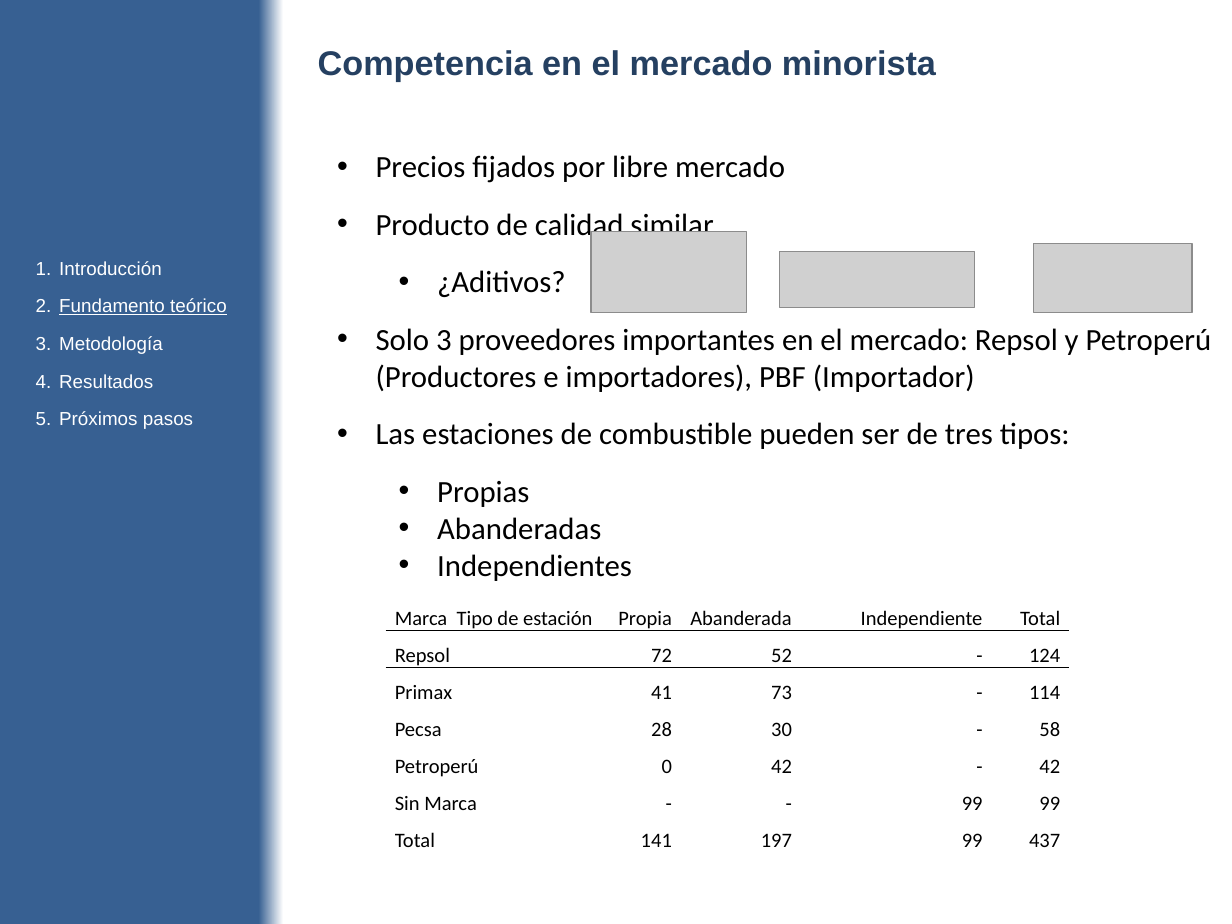
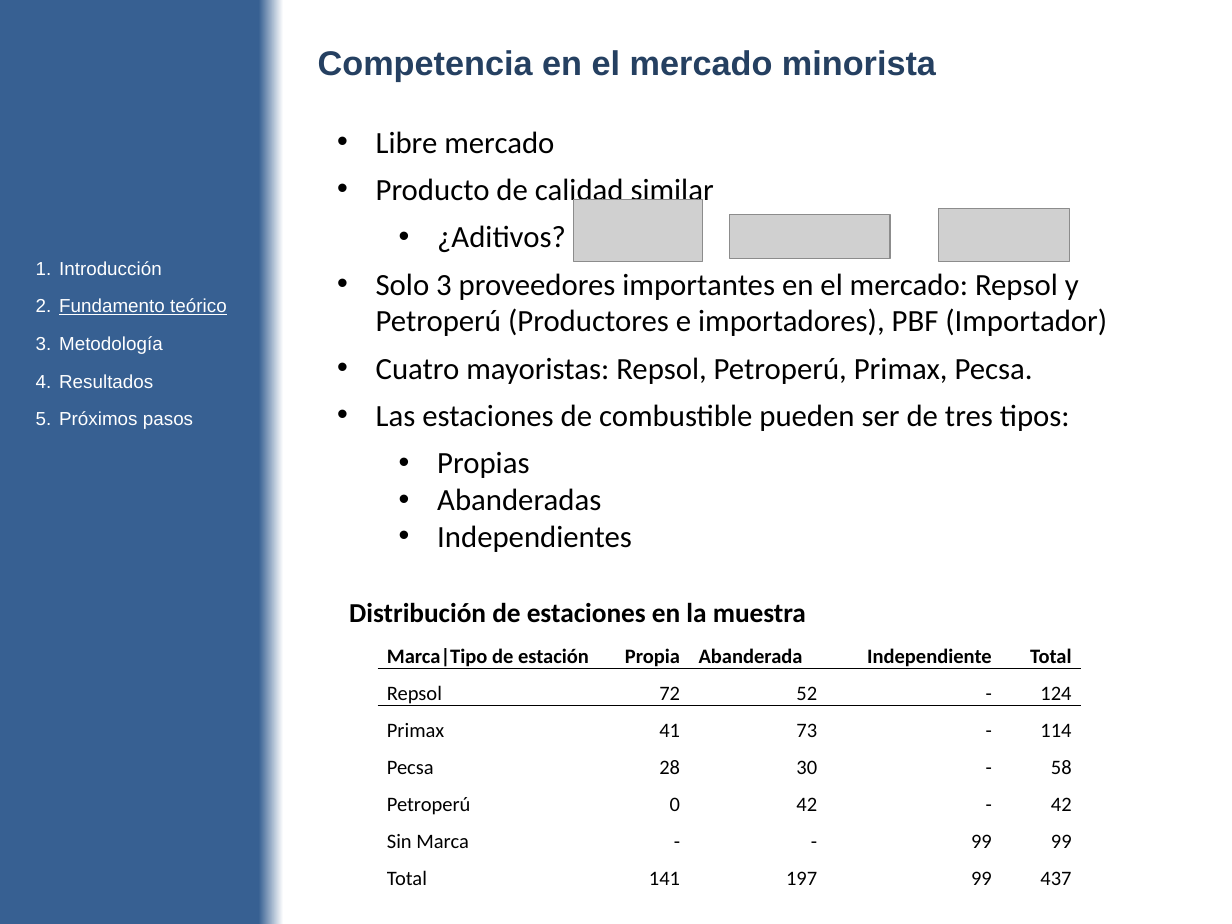
Before and after one commit to diegouriarte/masther-thesis, a slide deck: slide 9 of doc/avance-parcial.pptx. Drawn at 1232x924 pixels with LibreOffice and Linux fonts; fonts in the diff are those of the drawing; grey boxes stand for pictures. Boxes give left, top, right and bottom in pixels: in the first picture for what was removed or moved away, otherwise in the second. Text is boxed around its words. In the diff, an @@ line names an element or a change of style, - is before the commit and + after.

```diff
--- a/doc/avance-parcial.pptx
+++ b/doc/avance-parcial.pptx
@@ text "Libre mercado": place and size @@
-text "Libre mercado" at box(376, 155, 1212, 581)
+text "Libre mercado" at box(376, 131, 1107, 552)
@@ text at box(376, 131, 554, 154): text changed @@
-• Precios fijados por libre mercado
+• Libre mercado
@@ text at box(376, 178, 1107, 431): less space between paragraphs @@
@@ picture added at box(574, 200, 702, 262) @@
@@ picture added at box(939, 209, 1069, 262) @@
@@ picture removed at box(591, 232, 748, 312) @@
@@ picture: place and size @@
-picture at box(780, 251, 975, 308)
+picture at box(729, 214, 891, 257)
@@ picture removed at box(1034, 244, 1193, 313) @@
@@ text at box(376, 357, 1033, 384): paragraph added @@
+• Cuatro mayoristas: Repsol, Petroperú, Primax, Pecsa.
@@ text added at box(349, 602, 806, 623), 16 pt, text #000000, bold @@
+Distribución de estaciones en la muestra
@@ table at box(378, 632, 1082, 891) @@
-row 1, column 1: Marca Tipo de estación
+row 1, column 1: Marca|Tipo de estación
@@ bold on in "Propia", "Abanderada", "Independiente", "Total" @@
@@ table: place and size @@
-table at box(386, 593, 1069, 851)
+table at box(378, 632, 1082, 891)
```
Also in this commit, not shown: 9 other slides changed, 2 other files.
